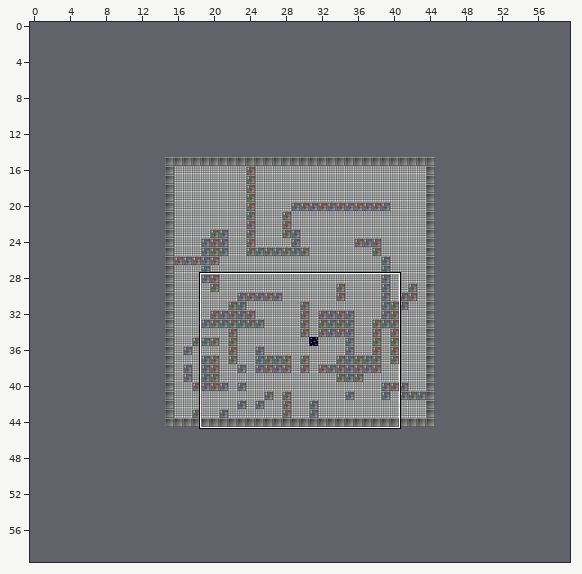
Tiled map -- core/assets/maps/BasicMap.tmx. The picture above shows the old version from afar; the outline marks the close-up.
Close-up. Before the edit:
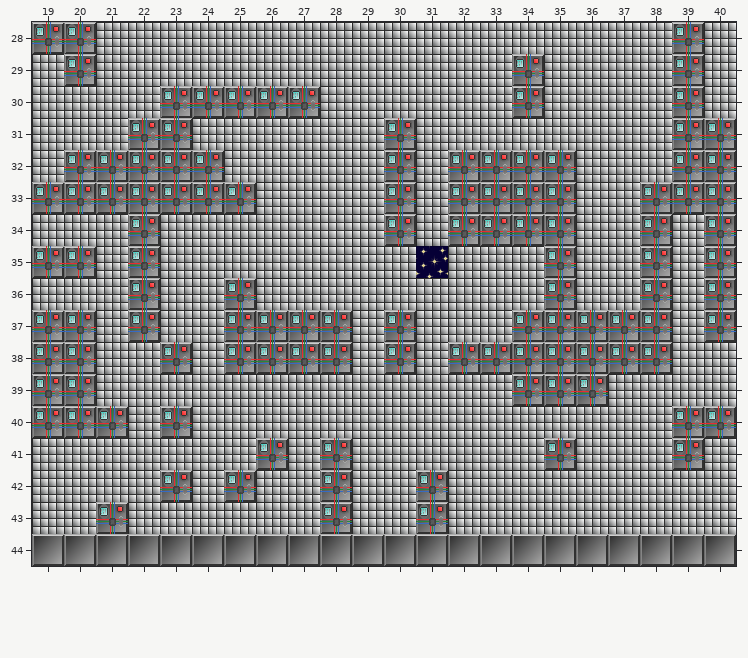
Cells are 32x32 px. Shown: x 19..40, y 28..44. The commit also changed other parts of the map, which this record leaves out. The old version is drawn lined up with the new one.
Once edited:
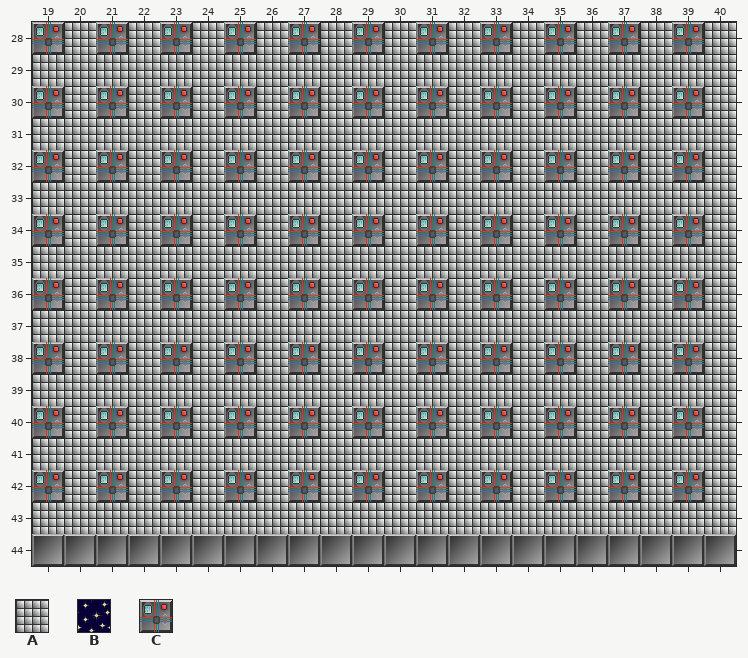
Key: from "Map Tiles": A 0, B 1, C 2.
_ is an empty cell, . an unchanged one.
Changes in this commit:
map size 30x30 -> 60x60 cells (old content now starts at 15,15; both pictures use the new coordinates)
--- layer "Floor"
@@ x 31..31 @@
-35 B
+35 A
--- layer "Blocks"
@@ x 19..40 @@
-28 .C_._._._._._._._._...
-29 .C.............C....C.
-30 _._..C.C.._._._C_._...
-31 ...CC......C........CC
-32 _C.C.C_._._C_C.C.._..C
-33 CCCCCCC....C.CCCC..CCC
-34 _._C_._._._C_C.C.._C_C
-35 CC.C............C..C.C
-36 _._C_..._._._._..._C_C
-37 CC.C..CCCC.C...CCCCC.C
-38 .C_....C.C_C_C.C.C.C_.
-39 CC.............CCC....
-40 .C...._._._._._._._..C
-41 .......C.C......C...C.
-42 _._....._C_..._._._._.
-43 ..C......C..C.........
+28 ._C.C.C.C.C.C.C.C.C...
+29 ._............._...._.
+30 C.C.._._..C.C.C_C.C...
+31 ...__......_........__
+32 C_._._C.C.C_C_._..C.._
+33 _______...._.____..___
+34 C.C_C.C.C.C_C_._..C_C_
+35 __._............_.._._
+36 C.C_C...C.C.C.C...C_C_
+37 __._..____._..._____._
+38 ._C...._._C_C_._._._C.
+39 __.............___....
+40 ._....C.C.C.C.C.C.C.._
+41 ......._._......_..._.
+42 C.C.....C_C...C.C.C.C.
+43 .._......_.._.........
